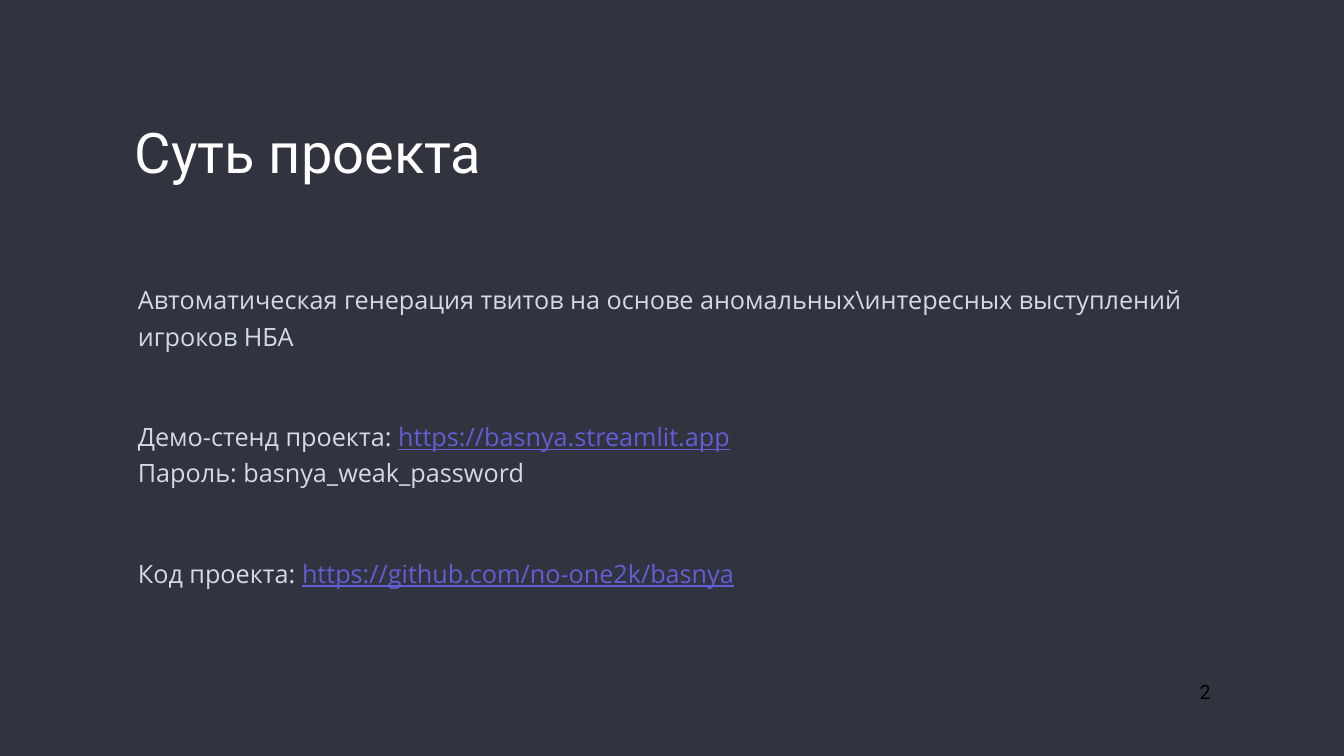
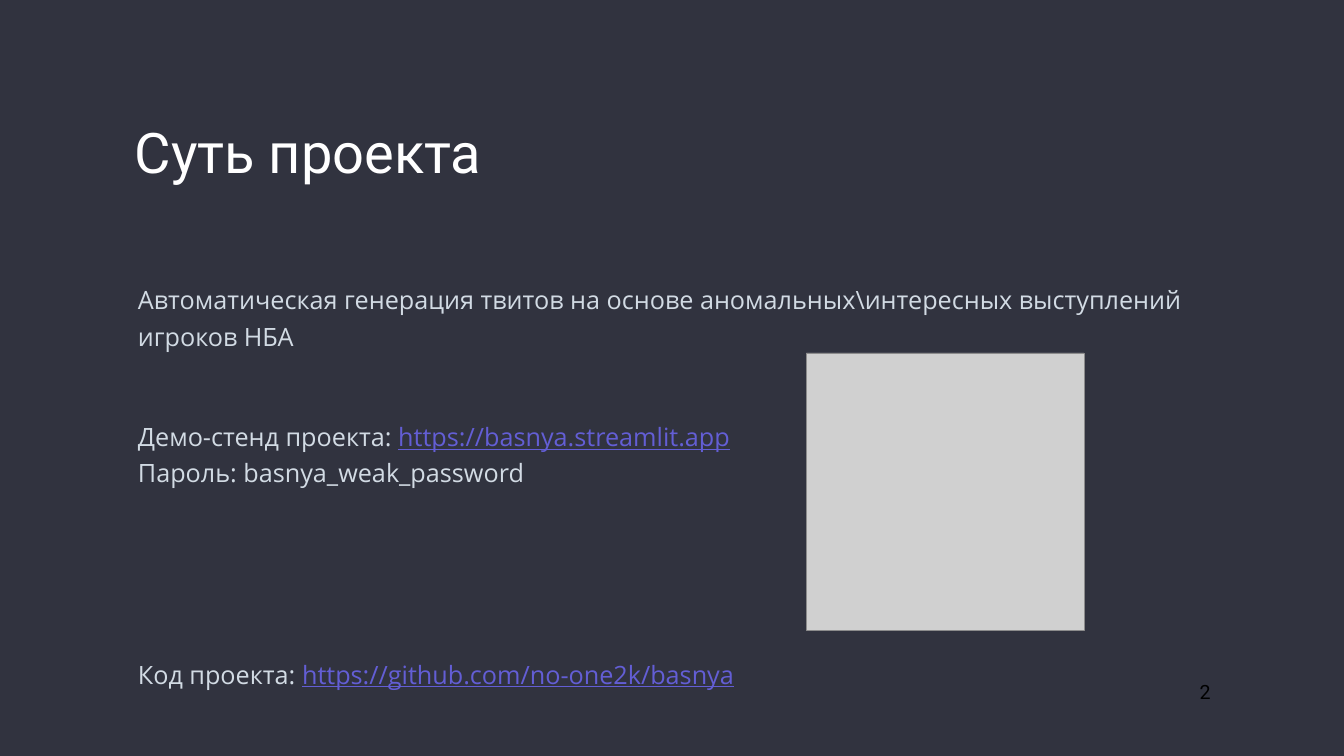
Before and after one commit to no-one2k/basnya, a slide deck: slide 2 of designdoc/basnya_final.pptx. Drawn at 1344x756 pixels with LibreOffice and Linux fonts; fonts in the diff are those of the drawing; grey boxes stand for pictures. Boxes give left, top, right and bottom in pixels: in the first picture for what was removed or moved away, otherwise in the second. Text is boxed around its words. In the diff, an @@ line names an element or a change of style, - is before the commit and + after.

Commit message:
added qr code to project presentation

```diff
--- a/designdoc/basnya_final.pptx
+++ b/designdoc/basnya_final.pptx
@@ text "Автоматическая генерация твитов на основе ..." rewrapped from <box>138,290,1181,589</box> to <box>138,290,1181,690</box> @@
@@ picture added at <box>806,353,1084,630</box> @@
```
Also in this commit, not shown: 1 other file.
